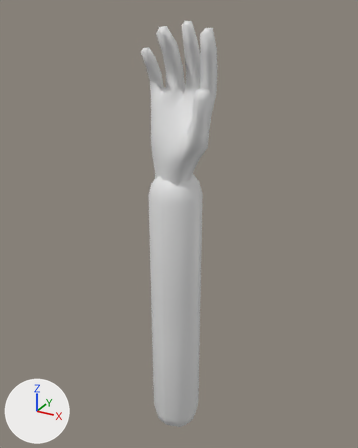
Before and after pictures for a commit that changed the Blender file assets/arm.blend.
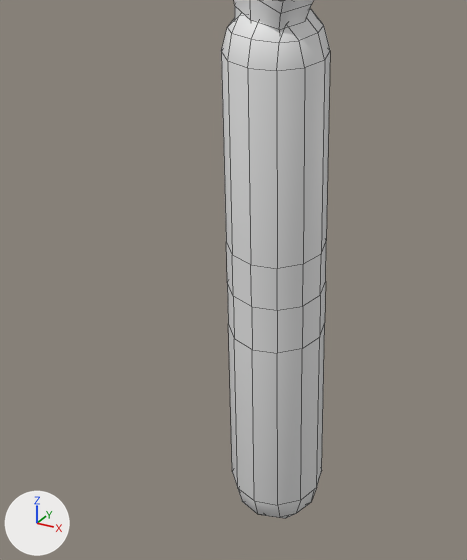
Old and new are each drawn whole from a 50 mm camera at (0.422, -0.753, 0.87) aimed at (-0.002, 0.017, 0.485) and again close up on the part from 11% to 76% of the width and 38% to 100% of the height. Lighting does not change. The marker at lower left points along +X, +Y and +Z. The close-ups show mesh edges as thin lines.

Names of what the first close-up shows: 'Hand', 'arm'.
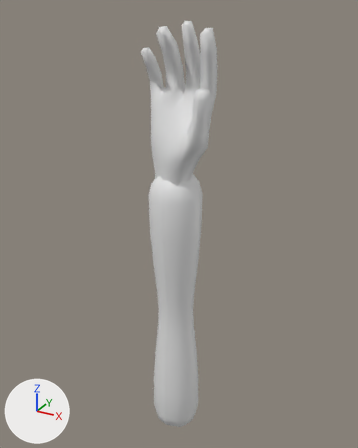
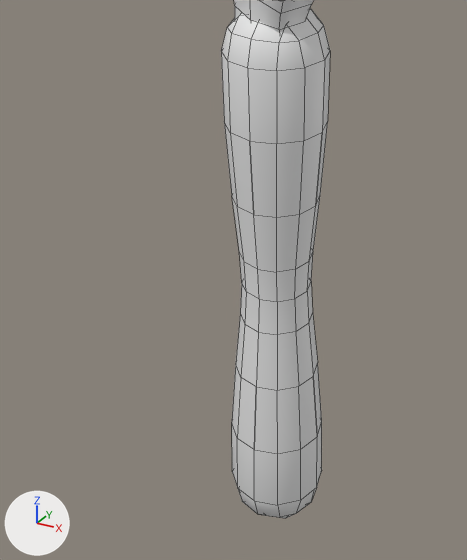
Boxes (x1, y1, x2, y2) around the edits, measured in the close-ups (467 x 560 px):
part 1 of me_armmesh, built on: before (226, 242, 326, 353); after (224, 121, 328, 454)

Edits to the bpy script that builds the scene:
```text
Change me_armmesh:
    used by ob_arm; location = (0.0, 0.0, 0.0)
    remove me_armmesh.from_pydata(...)  # 144 vertices, 146 faces; spans x -0.05..0.05, y -0.05..0.05, z 0.0..0.6
    add me_armmesh.from_pydata(...)  # 208 vertices, 210 faces; spans x -0.05..0.05, y -0.05..0.05, z 0.0..0.6
    me_armmesh part 1
    32 faces are deleted
    48 vertices move from x -0.05..0.05, y -0.05..0.05, z 0.249..0.348 to x -0.049..0.049, y -0.049..0.049, z 0.12..0.479
    64 vertices are added at x -0.044..0.044, y -0.044..0.044, z 0.198..0.4
    96 new faces join them
```
